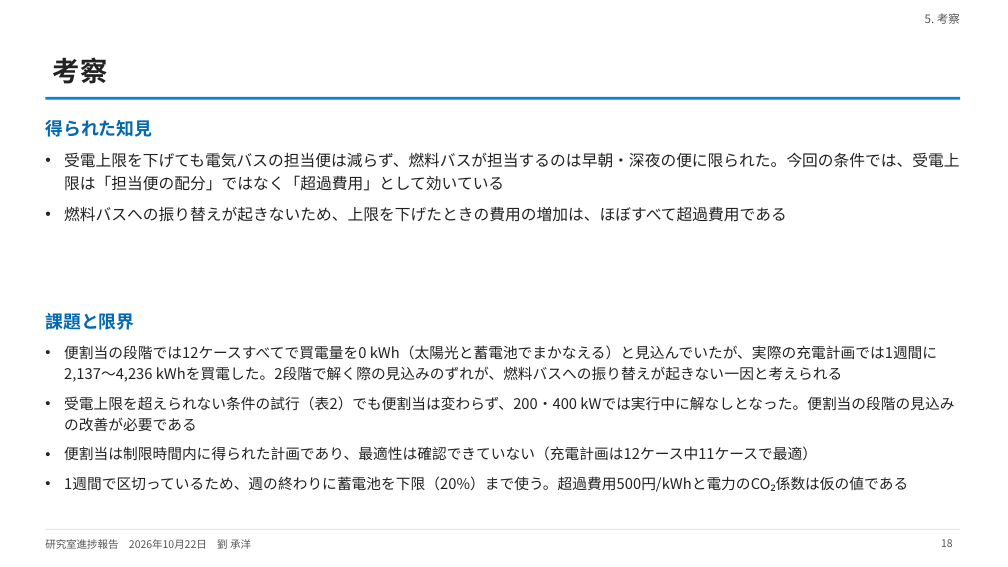
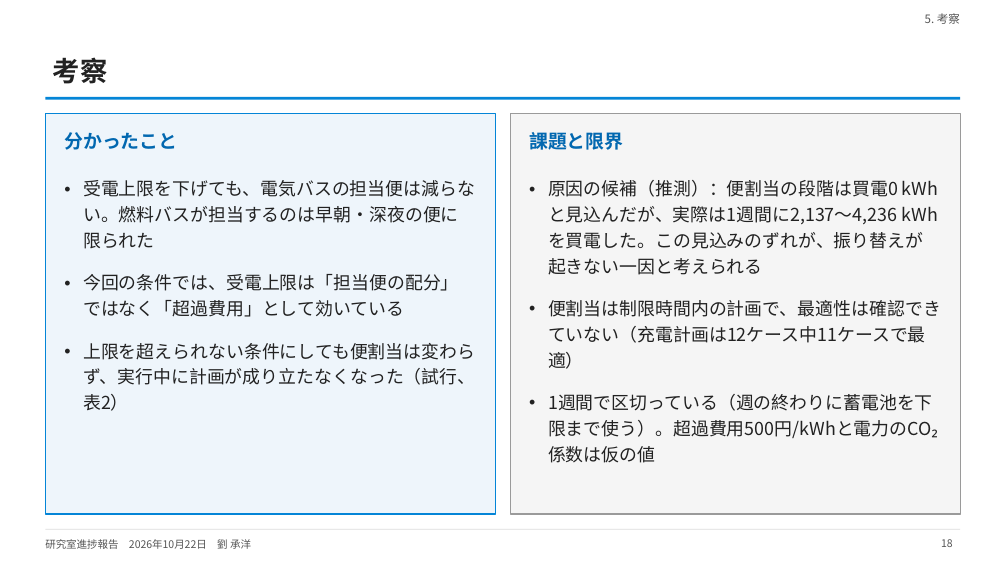
Before and after one commit to CYLIU2003/master-course, a slide deck: slide 18 of outcome/2026-10-22_lab_progress/lab_progress_20261022.pptx. Drawn at 1008x567 pixels with LibreOffice and Linux fonts; fonts in the diff are those of the drawing. Boxes give left, top, right and bottom in pixels: in the first picture for what was removed or moved away, otherwise in the second. Text is boxed around its words. In the diff, an @@ line names an element or a change of style, - is before the commit and + after.

```diff
--- a/outcome/2026-10-22_lab_progress/lab_progress_20261022.pptx
+++ b/outcome/2026-10-22_lab_progress/lab_progress_20261022.pptx
@@ rectangle added at (x1=45, y1=113, x2=495, y2=514), fill #EEF5FB, outline #0485D7 1 pt @@
@@ rectangle added at (x1=510, y1=113, x2=960, y2=514), fill #F5F5F5, outline #9A9A9A 1 pt @@
@@ text removed at (x1=45, y1=120, x2=152, y2=137) @@
-得られた知見
@@ text added at (x1=64, y1=132, x2=177, y2=150), 18 pt, text #0268B0, bold @@
+分かったこと
@@ text "課題と限界" moved from (x1=45, y1=313, x2=134, y2=330) to (x1=529, y1=132, x2=623, y2=150) @@
@@ text "課題と限界" at (x1=529, y1=132, x2=623, y2=150): size 17 to 18 pt @@
@@ text at (x1=83, y1=180, x2=475, y2=411): text changed; size 15 to 17 pt @@
-• 受電上限を下げても電気バスの担当便は減らず、燃料バスが担当するのは早朝・深夜の便に限られた。今回の条件では、受電上限は「担当便の配分」ではなく「超過費用」として効いている
-• 燃料バスへの振り替えが起きないため、上限を下げたときの費用の増加は、ほぼすべて超過費用である
+• 受電上限を下げても、電気バスの担当便は減らない。燃料バスが担当するのは早朝・深夜の便に限られた
+• 今回の条件では、受電上限は「担当便の配分」ではなく「超過費用」として効いている
+• 上限を超えられない条件にしても便割当は変わらず、実行中に計画が成り立たなくなった（試行、表2）
@@ text at (x1=548, y1=180, x2=941, y2=438): text changed; size 14 to 17 pt @@
-• 便割当の段階では12ケースすべてで買電量を0 kWh（太陽光と蓄電池でまかなえる）と見込んでいたが、実際の充電計画では1週間に2,137〜4,236 kWhを買電した。2段階で解く際の見込みのずれが、燃料バスへの振り替えが起きない一因と考えられる
-• 受電上限を超えられない条件の試行（表2）でも便割当は変わらず、200・400 kWでは実行中に解なしとなった。便割当の段階の見込みの改善が必要である
-• 便割当は制限時間内に得られた計画であり、最適性は確認できていない（充電計画は12ケース中11ケースで最適）
-• 1週間で区切っているため、週の終わりに蓄電池を下限（20%）まで使う。超過費用500円/kWhと電力のCO₂係数は仮の値である
+• 原因の候補（推測）：便割当の段階は買電0 kWhと見込んだが、実際は1週間に2,137〜4,236 kWhを買電した。この見込みのずれが、振り替えが起きない一因と考えられる
+• 便割当は制限時間内の計画で、最適性は確認できていない（充電計画は12ケース中11ケースで最適）
+• 1週間で区切っている（週の終わりに蓄電池を下限まで使う）。超過費用500円/kWhと電力のCO₂係数は仮の値
```
Also in this commit, not shown: 9 other slides changed, 1 other file.
